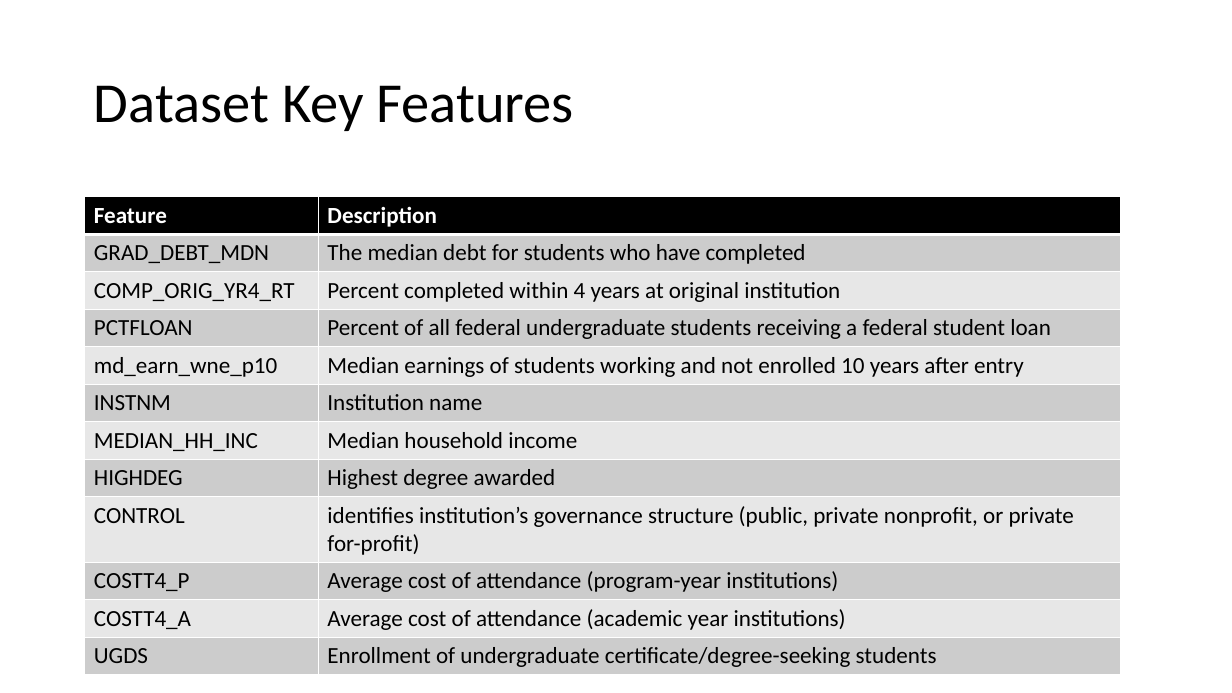
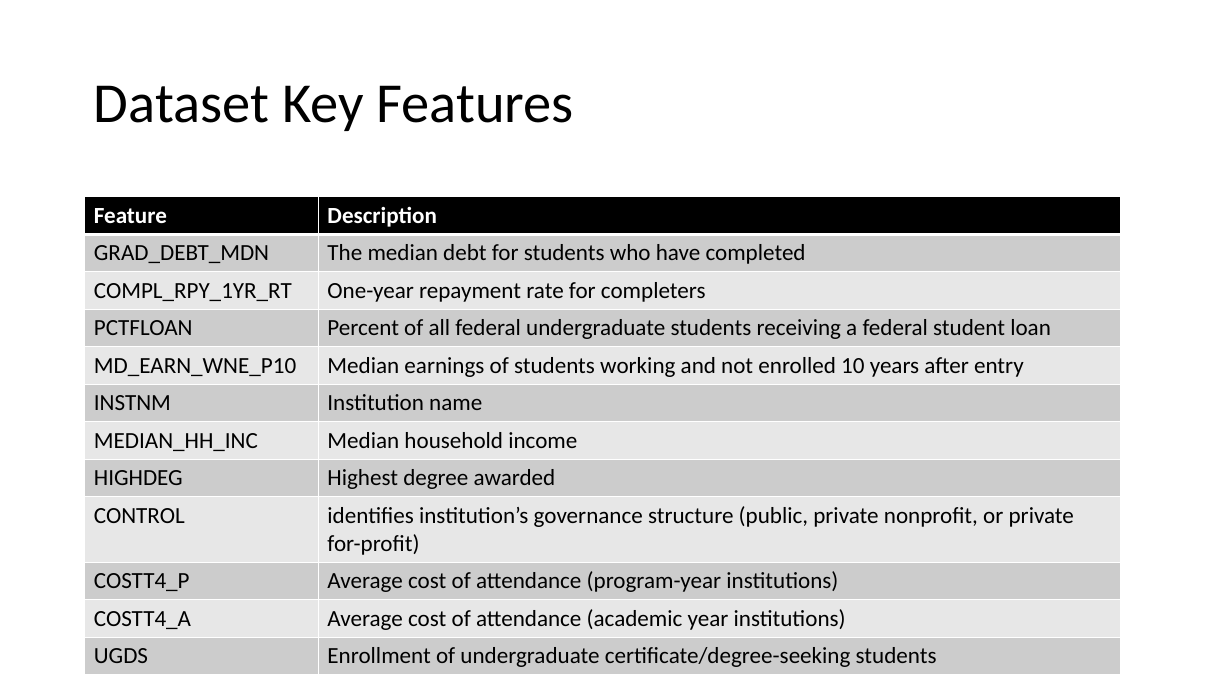
Before and after one commit to usamaAtteya/NU-Final-Project-Repayment, a slide deck: slide 6 of Educational Loans Repayment.pptx. Drawn at 1232x693 pixels with LibreOffice and Linux fonts; fonts in the diff are those of the drawing. Boxes give left, top, right and bottom in pixels: in the first picture for what was removed or moved away, otherwise in the second. Text is boxed around its words. In the diff, an @@ line names an element or a change of style, - is before the commit and + after.

```diff
--- a/Educational Loans Repayment.pptx
+++ b/Educational Loans Repayment.pptx
@@ table at [85, 197, 1121, 671] @@
-row 3, column 1: COMP_ORIG_YR4_RT
+row 3, column 1: COMPL_RPY_1YR_RT
-row 3, column 2: Percent completed within 4 years at original institution
+row 3, column 2: One-year repayment rate for completers
-row 5, column 1: md_earn_wne_p10
+row 5, column 1: MD_EARN_WNE_P10
```
Also in this commit, not shown: 1 other slide changed, 1 other file.
